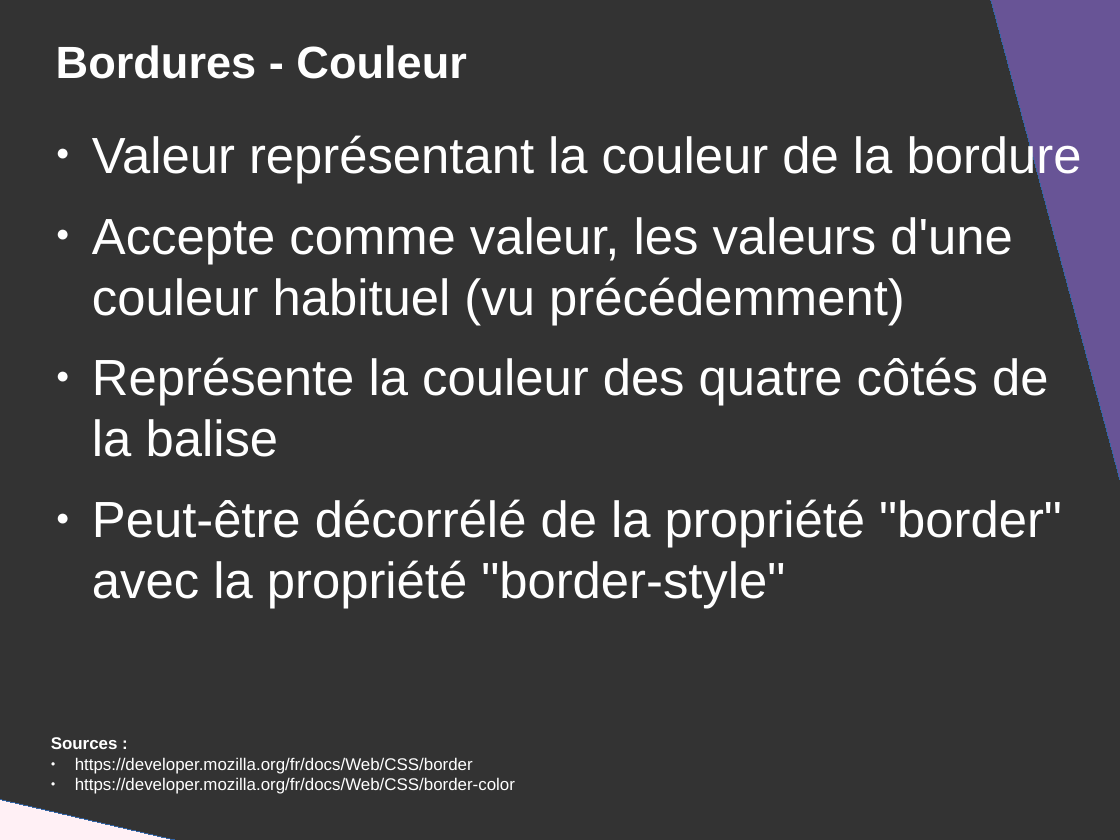
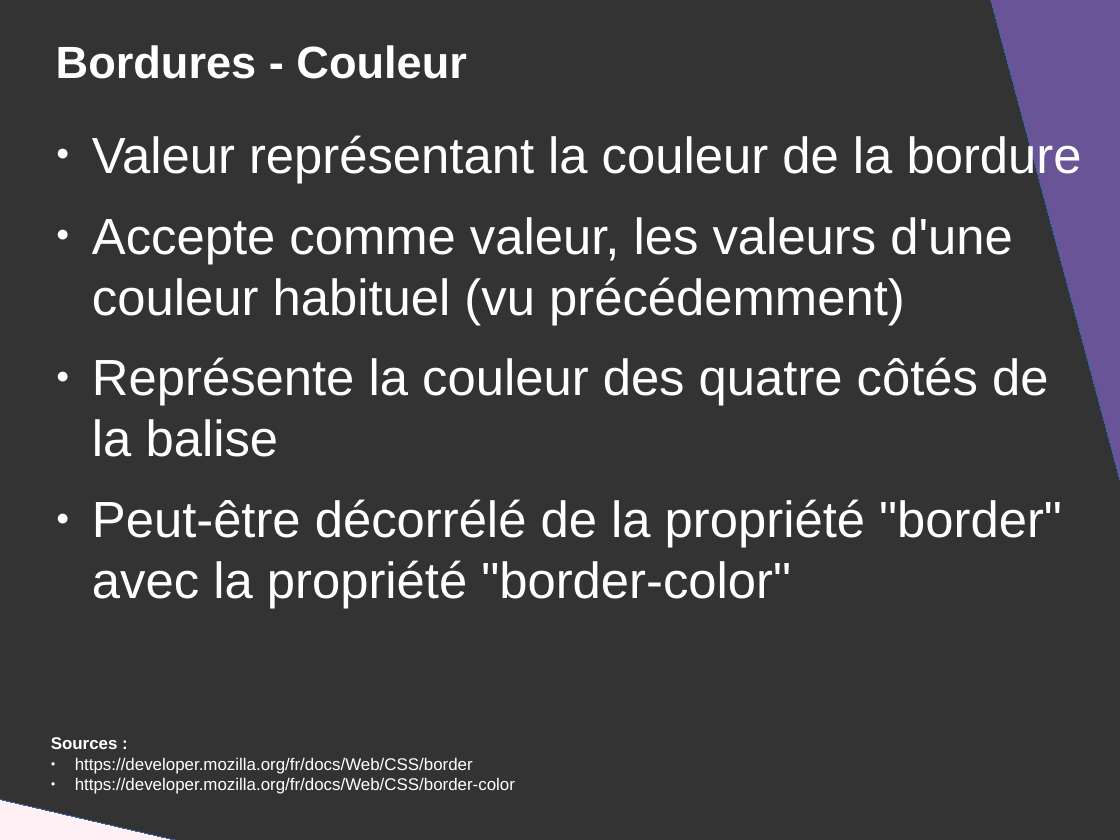
Before and after one commit to DanYellow/presentations, a slide deck: slide 47 of mmi/html/travaux-pratiques/numero-2/presentation.odp. Drawn at 1120x840 pixels with LibreOffice and Linux fonts; fonts in the diff are those of the drawing. Boxes give left, top, right and bottom in pixels: in the first picture for what was removed or moved away, otherwise in the second. Text is boxed around its words. In the diff, an @@ line names an element or a change of style, - is before the commit and + after.

Commit message:
Fix error in TP2's presentation

```diff
--- a/mmi/html/travaux-pratiques/numero-2/presentation.odp
+++ b/mmi/html/travaux-pratiques/numero-2/presentation.odp
@@ text at (92, 499, 1062, 609): text changed @@
-● Peut-être décorrélé de la propriété "border" avec la propriété "border-style"
+● Peut-être décorrélé de la propriété "border" avec la propriété "border-color"
```
Also in this commit, not shown: 2 other files.
